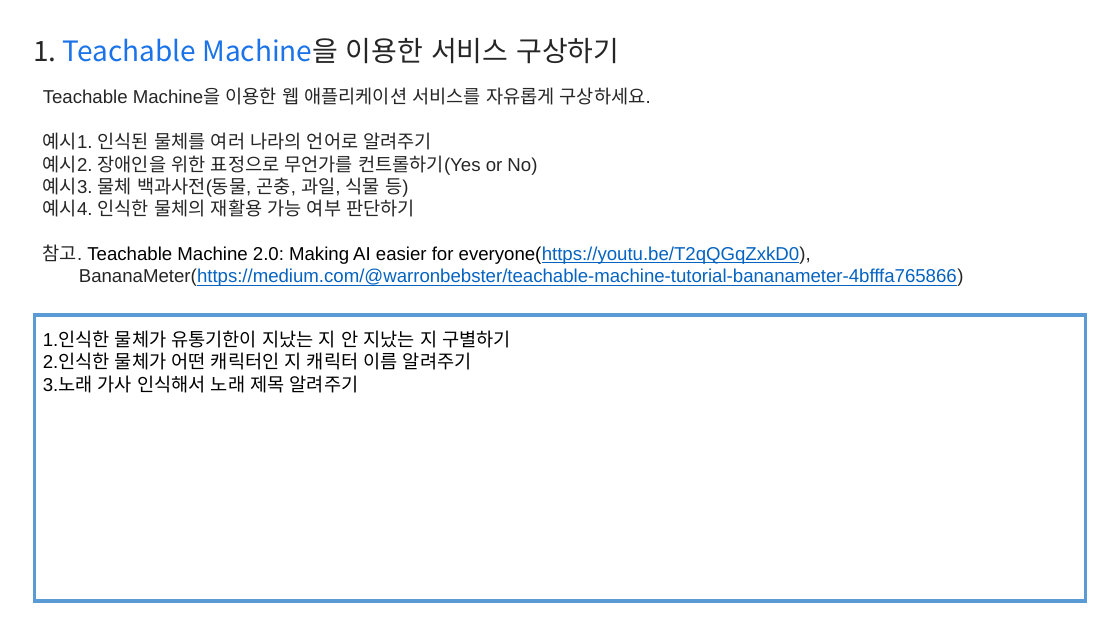
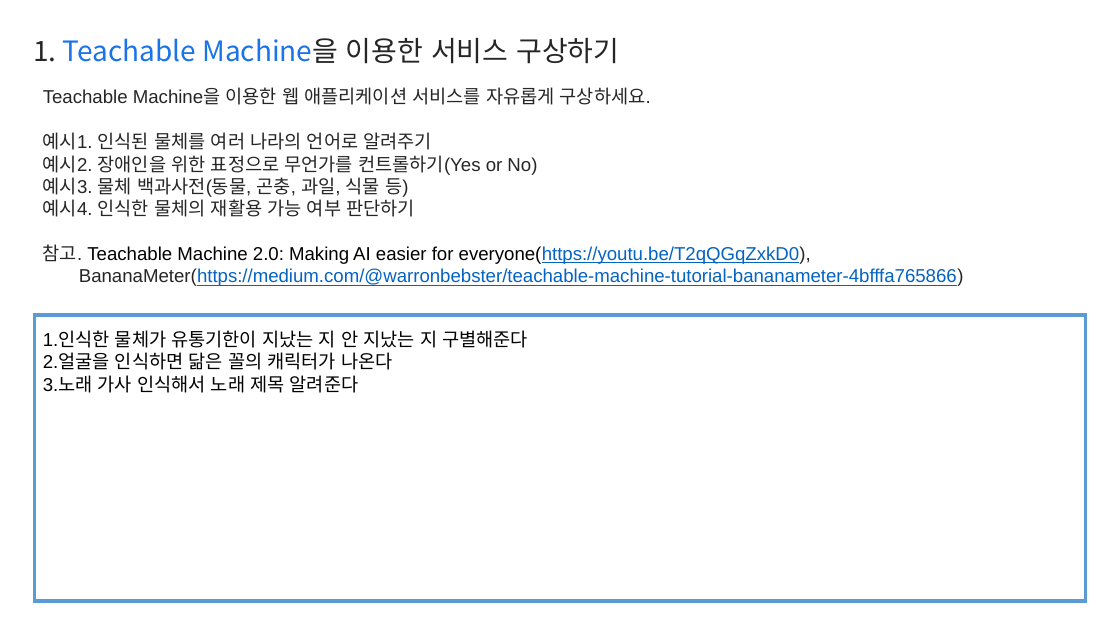
Before and after one commit to YANGGAIN/learn-teachable-machine, a slide deck: slide 2 of Report.pptx. Drawn at 1120x630 pixels with LibreOffice and Linux fonts; fonts in the diff are those of the drawing. Boxes give left, top, right and bottom in pixels: in the first picture for what was removed or moved away, otherwise in the second. Text is boxed around its words. In the diff, an @@ line names an element or a change of style, - is before the commit and + after.

Commit message:
ppt

```diff
--- a/Report.pptx
+++ b/Report.pptx
@@ text at <box>43,330,528,393</box>: text changed @@
-1.인식한 물체가 유통기한이 지났는 지 안 지났는 지 구별하기
-2.인식한 물체가 어떤 캐릭터인 지 캐릭터 이름 알려주기
-3.노래 가사 인식해서 노래 제목 알려주기
+1.인식한 물체가 유통기한이 지났는 지 안 지났는 지 구별해준다
+2.얼굴을 인식하면 닮은 꼴의 캐릭터가 나온다
+3.노래 가사 인식해서 노래 제목 알려준다
```
Also in this commit, not shown: 1 other slide changed.
